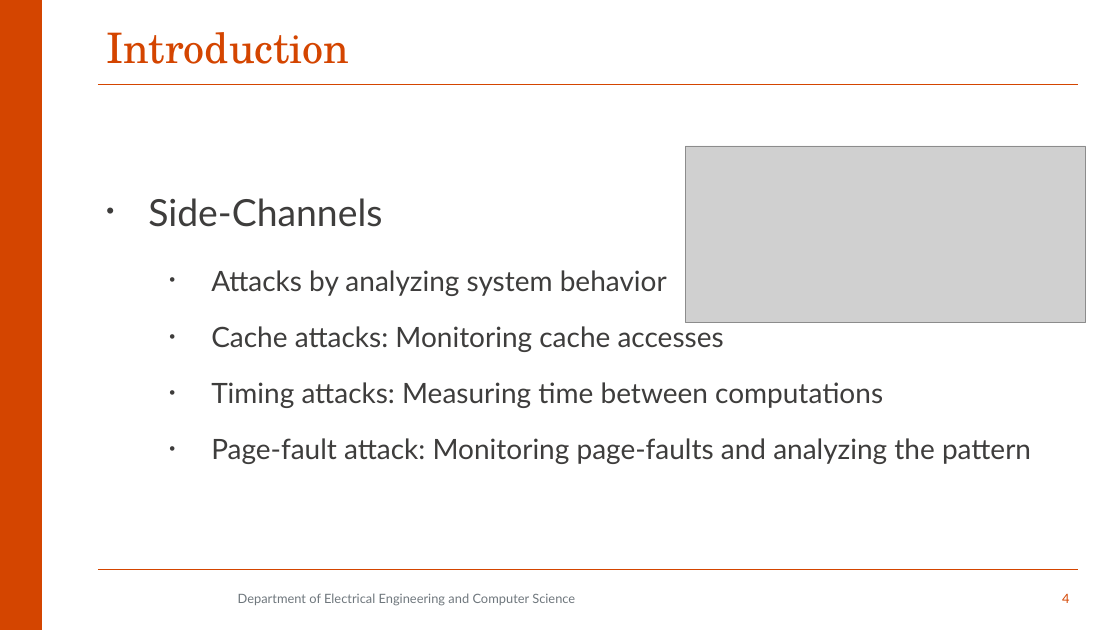
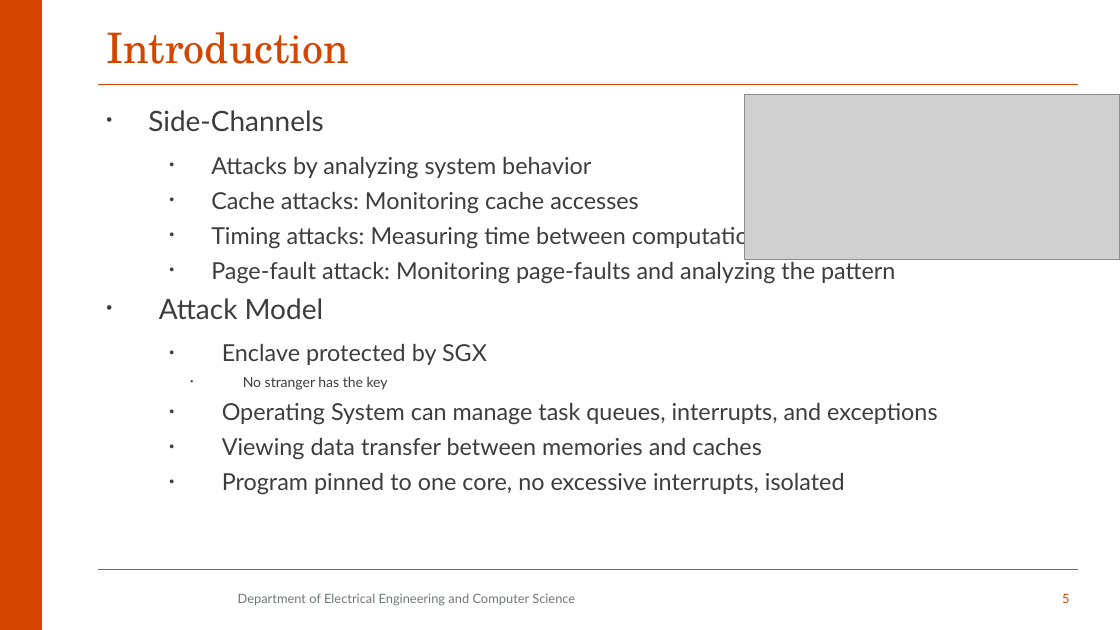
Before and after one commit to aminfallahi/A-Survey-on-SGX-Enclave-Privileged-Side-Channel-Attacks, a slide deck: slide 5 of Presentation/qe2.pptx (slide 4 before the commit). Drawn at 1120x630 pixels with LibreOffice and Linux fonts; fonts in the diff are those of the drawing; grey boxes stand for pictures; background and template pictures are left out. Boxes give left, top, right and bottom in pixels: in the first picture for what was removed or moved away, otherwise in the second. Text is boxed around its words. In the diff, an @@ line names an element or a change of style, - is before the commit and + after.

```diff
--- a/Presentation/qe2.pptx
+++ b/Presentation/qe2.pptx
@@ text "Side-Channels": place and size @@
-text "Side-Channels" at [148, 198, 1031, 464]
+text "Side-Channels" at [148, 110, 937, 495]
@@ text at [148, 110, 895, 284]: size 32 to 24 pt in "Side-Channels"; size 24 to 20 pt in "Attacks by analyzing system behavior", "Cache attacks: Monitoring cache accesses", "Timing attacks: Measuring time between computations", "Page-fault attack: Monitoring page-faults and analyzing the ..."; line spacing 1.5 to 1; less space between paragraphs; more space between paragraphs @@
@@ picture: place and size @@
-picture at [686, 146, 1086, 323]
+picture at [744, 94, 1120, 260]
@@ text at [159, 298, 937, 495]: paragraphs added @@
+• Attack Model
+  • Enclave protected by SGX
+    • No stranger has the key
+  • Operating System can manage task queues, interrupts, and exceptions
+  • Viewing data transfer between memories and caches
+  • Program pinned to one core, no excessive interrupts, isolated
@@ page number at [1062, 593, 1069, 603]: text changed @@
-4
+5
```
Also in this commit, not shown: 8 other slides changed, 4 slides added, 7 slides removed, 1 other file.
